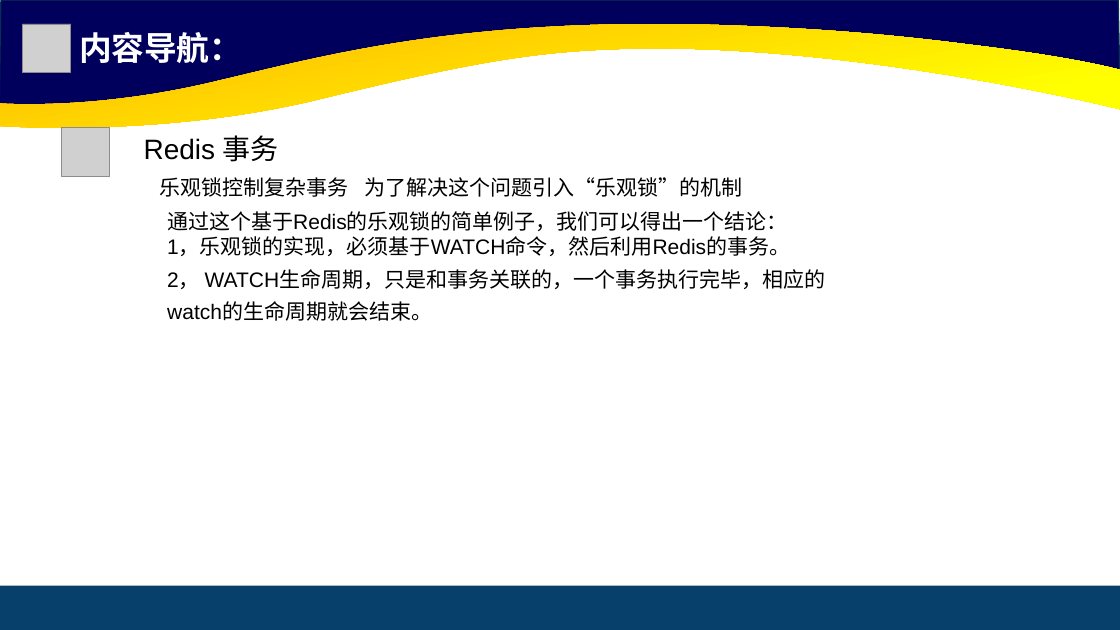
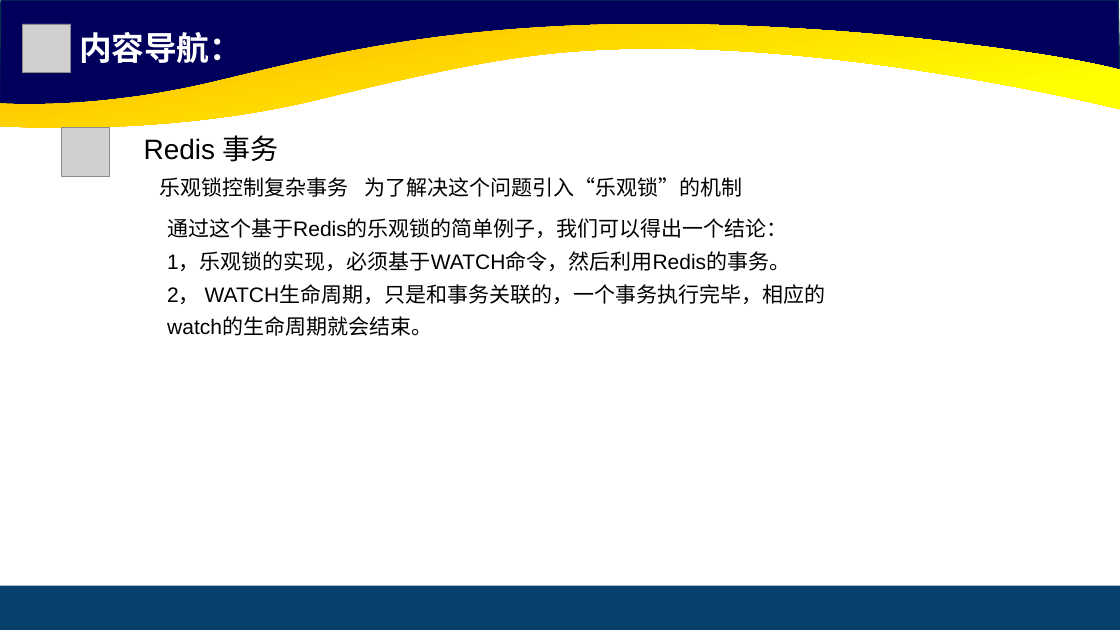
Before and after one commit to cxinping/Redis, a slide deck: slide 30 of ppt/第4章 Redis高级主题.pptx. Drawn at 1120x630 pixels with LibreOffice and Linux fonts; fonts in the diff are those of the drawing; grey boxes stand for pictures. Boxes give left, top, right and bottom in pixels: in the first picture for what was removed or moved away, otherwise in the second. Text is boxed around its words. In the diff, an @@ line names an element or a change of style, - is before the commit and + after.

```diff
--- a/ppt/第4章 Redis高级主题.pptx
+++ b/ppt/第4章 Redis高级主题.pptx
@@ text at (167,218,826,336): text changed @@
-通过这个基于Redis的乐观锁的简单例子，我们可以得出一个结论： 1，乐观锁的实现，必须基于WATCH命令，然后利用Redis的事务。 2， WATCH生命周期，只是和事务关联的，一个事务执行完毕，相应的watch的生命周期就会结束。
+通过这个基于Redis的乐观锁的简单例子，我们可以得出一个结论：
+1，乐观锁的实现，必须基于WATCH命令，然后利用Redis的事务。
+2， WATCH生命周期，只是和事务关联的，一个事务执行完毕，相应的watch的生命周期就会结束。
```
Also in this commit, not shown: 6 other slides changed, 1 other file.
